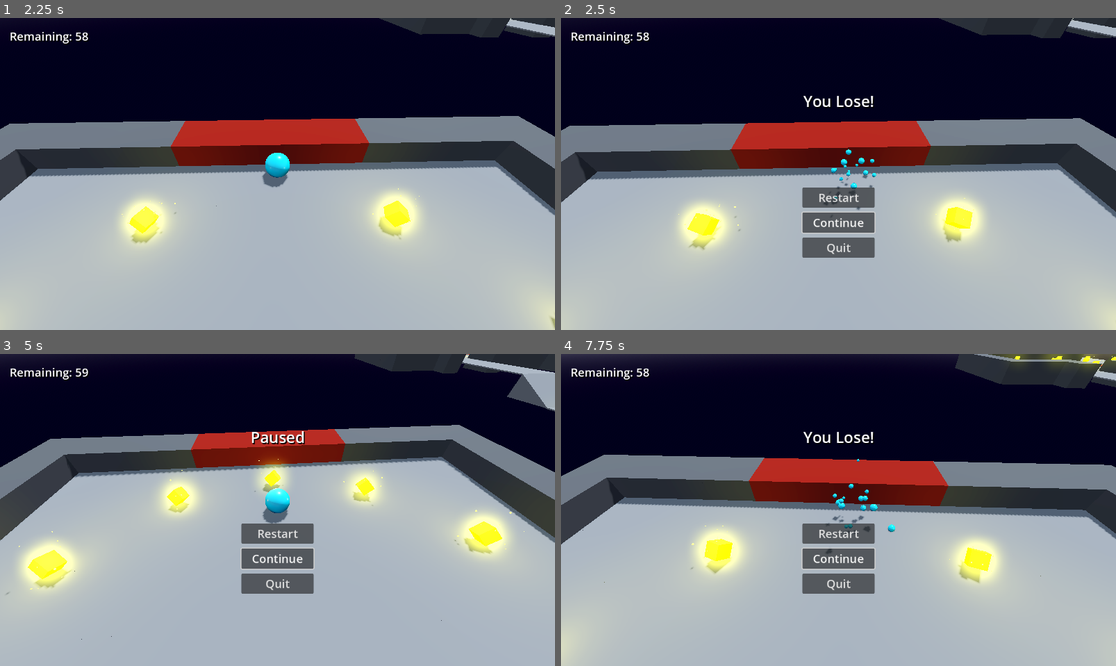
Above: before the commit, frames 1-4 (two rows, left to right).
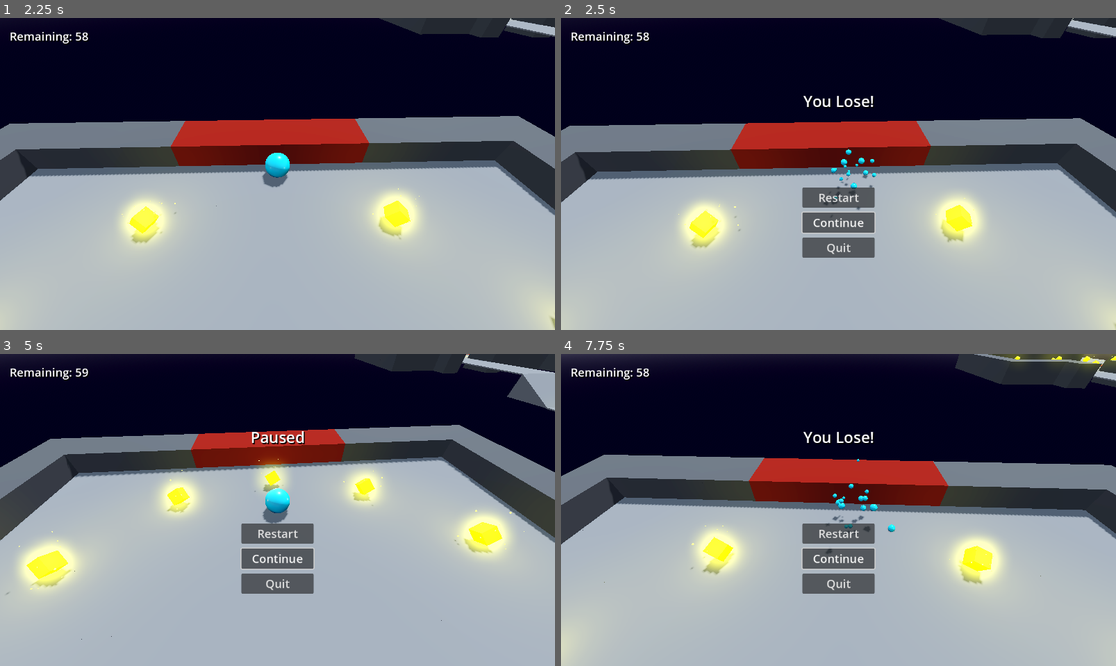
Above: after the commit, the same moments.

Repository: jrenato/godot-roll-a-ball
Game: Godot game, scene res://levels/level.tscn
Two runs of this game, one before a commit and one after it. Both use one fixed random seed, a clock stepped at 60 frames per second and the inputs below.
Inputs (mouse positions are in pixels of both pictures, inside the frame that each line leads up to):
- Up to frame 1 (2.25 s): move the mouse to (305, 174) at 0.52 s; hold W (move_forward) from 0.53 s (still down); move the mouse to (249, 174) at 1.27 s; move the mouse to (288, 167) at 2.02 s
- Up to frame 2 (2.5 s): keep holding W (move_forward)
- Up to frame 3 (5 s): release W (move_forward) at 2.75 s; click "Restart" at 2.75 s; move the mouse to (271, 516) at 3.52 s; hold W (move_forward) from 3.53 s (still down); move the mouse to (316, 513) at 4.27 s; tap Escape (ui_cancel) at 4.9 s
- Up to frame 4 (7.75 s): release W (move_forward) at 5 s; click "Restart" at 5 s; move the mouse to (794, 506) at 5.77 s; hold W (move_forward) 5.78-7.28 s; move the mouse to (844, 510) at 6.52 s; move the mouse to (816, 503) at 7.27 s; hold D (move_right) from 7.28 s (still down)

Frame 1 is identical in both runs. In frame 2, 0.4% of the frame differs, in the area x 22-100%, y 59-100%; in frame 3, 0.3%; in frame 4, 0.5%, in the area x 25-100%, y 0-74%.

Commit message:
Pausing moving platform and pickup when game paused

Diff:
--- /dev/null
+++ b/autoload/signals.gd
@@ -0,0 +1,3 @@
+extends Node
+
+signal game_paused(paused : bool)
--- a/levels/moving_platform.gd
+++ b/levels/moving_platform.gd
@@ -14,5 +14,13 @@
 
 
 func _ready():
+	Signals.game_paused.connect(_on_game_paused)
 	if not Engine.is_editor_hint():
 		animation_player.speed_scale = speed / curve.get_baked_length()
+
+
+func _on_game_paused(paused : bool) -> void:
+	if paused:
+		animation_player.pause()
+	else:
+		animation_player.play()
--- a/levels/moving_platform.tscn
+++ b/levels/moving_platform.tscn
@@ -59,7 +59,7 @@
 script = ExtResource("1_w3uwx")
 
 [node name="PathFollow3D" type="PathFollow3D" parent="."]
-transform = Transform3D(0.00184877, 0, 0.999995, 0, 1, 0, -0.999995, 0, 0.00184877, -0.0269852, 0, -0.00572187)
+transform = Transform3D(0.00184876, 0, 0.999992, 0, 1, 0, -0.999992, 0, 0.00184876, -0.0269852, 0, -0.00572187)
 
 [node name="FloorMesh" type="MeshInstance3D" parent="PathFollow3D"]
 mesh = SubResource("BoxMesh_5uwn5")
--- a/levels/pickup.gd
+++ b/levels/pickup.gd
@@ -4,8 +4,19 @@
 
 var rotation_speed : float = 0.8
 
+var paused_animation : bool = false
+
+
+func _ready():
+	Signals.game_paused.connect(_on_game_paused)
+
 
 func _process(delta: float) -> void:
-	mesh_instance_3d.rotate_object_local(Vector3(1, 0, 0), 1 * delta * rotation_speed)
-	mesh_instance_3d.rotate_object_local(Vector3(0, 1, 0), 2 * delta * rotation_speed)
-	mesh_instance_3d.rotate_object_local(Vector3(0, 0, 1), 3 * delta * rotation_speed)
+	if not paused_animation:
+		mesh_instance_3d.rotate_object_local(Vector3(1, 0, 0), 1 * delta * rotation_speed)
+		mesh_instance_3d.rotate_object_local(Vector3(0, 1, 0), 2 * delta * rotation_speed)
+		mesh_instance_3d.rotate_object_local(Vector3(0, 0, 1), 3 * delta * rotation_speed)
+
+
+func _on_game_paused(paused : bool) -> void:
+	paused_animation = paused
--- a/player/player.gd
+++ b/player/player.gd
@@ -71,6 +71,8 @@
 
 
 func set_victory_screen() -> void:
+	Signals.game_paused.emit(true)
+
 	message_label.text = "You Win!"
 	message_label.visible = true
 	menu_container.visible = true
@@ -88,6 +90,8 @@
 
 
 func set_defeat_screen() -> void:
+	Signals.game_paused.emit(true)
+
 	# Death Animation
 	rotation = Vector3.ZERO
 	mesh_instance.visible = false
@@ -109,6 +113,8 @@
 
 
 func set_pause_screen() -> void:
+	Signals.game_paused.emit(true)
+
 	message_label.text = "Paused"
 	message_label.visible = true
 	menu_container.visible = true
@@ -155,6 +161,8 @@
 
 
 func _on_continue_button_pressed() -> void:
+	Signals.game_paused.emit(false)
+
 	mesh_instance.visible = true
 	message_label.visible = false
 	menu_container.visible = false
--- a/project.godot
+++ b/project.godot
@@ -14,6 +14,10 @@
 run/main_scene="res://levels/level.tscn"
 config/features=PackedStringArray("4.0", "Forward Plus")
 config/icon="res://icon.svg"
+
+[autoload]
+
+Signals="*res://autoload/signals.gd"
 
 [debug]
 
Binary file added: docs/images/autoload_signals.png
Not shown, added: docs/images/autoload_signals.png.import
Not shown, changed: README.md
Not shown, changed: docs/low-priorities.md
